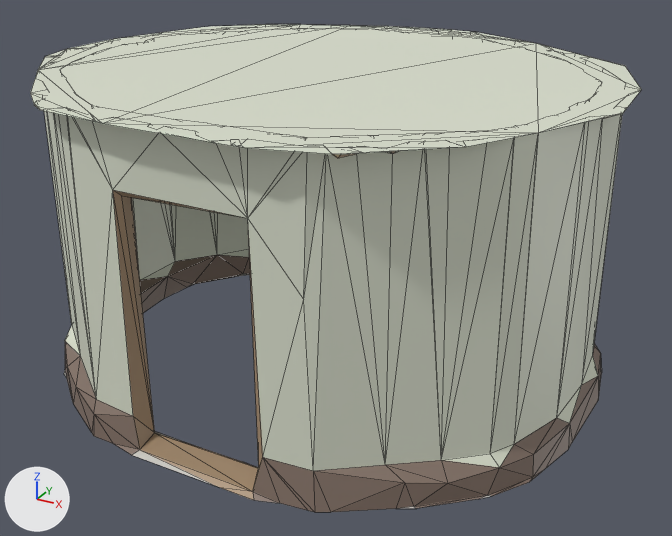
The glTF model docs/univers/archipeo/batiments/modeles/6e-batiment-hutte-de-nenu/etape-1.glb: old version first, new version second.
The view is the same before and after, from a 50 mm lens placed at (0.561, -0.984, 0.623), pointed at (0.027, -0.013, 0.137). Arrows for +X, +Y and +Z are at lower left; the lights stay in place. The picture after the commit comes second. Mesh edges are drawn as thin lines. Vertices at exactly the same position are counted once.

Names of what the first picture shows: 'geometry_0'.
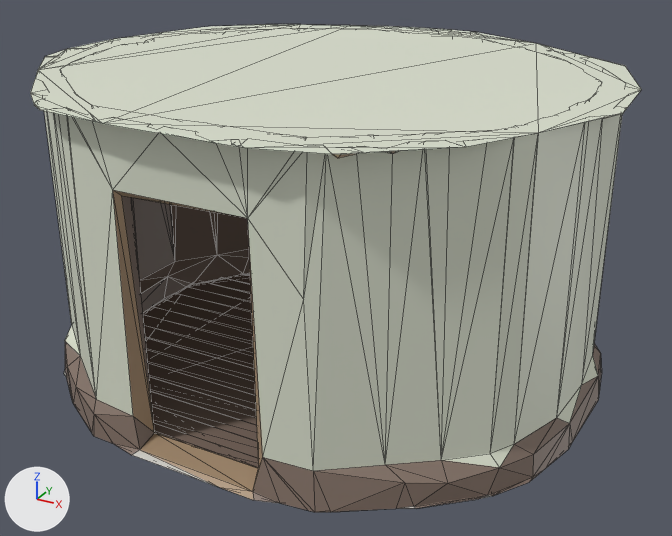
Changed parts and their boxes (x1, y1, x2, y2) in the pictures (672 x 536 px):
part 1 of me_geometry_0, built on: before (132, 123, 584, 454); after (132, 123, 584, 467)
part 2 of me_geometry_0, recoloured (darker): (122, 196, 258, 468) in both

The change, as a diff of the scene's bpy script:
```diff
--- a/docs/univers/archipeo/batiments/modeles/6e-batiment-hutte-de-nenu/etape-1.glb.py
+++ b/docs/univers/archipeo/batiments/modeles/6e-batiment-hutte-de-nenu/etape-1.glb.py
@@ me_geometry_0 @@
 # used by ob_geometry_0; location = (0.0, 0.0, 0.0)
-me_geometry_0.from_pydata(...)  # 577 vertices, 769 faces; spans x -0.36..0.371, y -0.329..0.338, z 0.0..0.391
+me_geometry_0.from_pydata(...)  # 646 vertices, 911 faces; spans x -0.36..0.371, y -0.329..0.338, z 0.0..0.391
+# me_geometry_0 part 1
+# 29 faces are deleted
+# 4 vertices move within x -0.071..0.276, y -0.32..-0.173, z 0.391
+# 33 vertices are added at x -0.294..0.317, y -0.282..0.245, z 0.002
+# 25 new vertices lie (0.0, 0.028, 0.0) away from vertices in x -0.294..0.317, y -0.255..0.245, z 0.002
+# 5 new vertices lie (0.0, 0.028, 0.0) away from vertices in x -0.294..0.317, y -0.116..0.134, z 0.002
+# 6 new vertices lie (0.0, 0.027, 0.0) away from vertices in x -0.239..0.261, y -0.282..0.162, z 0.002
+# 171 new faces join them
+# me_geometry_0 part 2: 112 kept faces spanning x -0.315..0.326, y -0.312..0.284, z 0.0..0.391 get new vertex colours; the middle colour goes from light grey #dde2d0 to brown #837166
 me_geometry_0.materials.append(mat_defaultmaterial)
```
